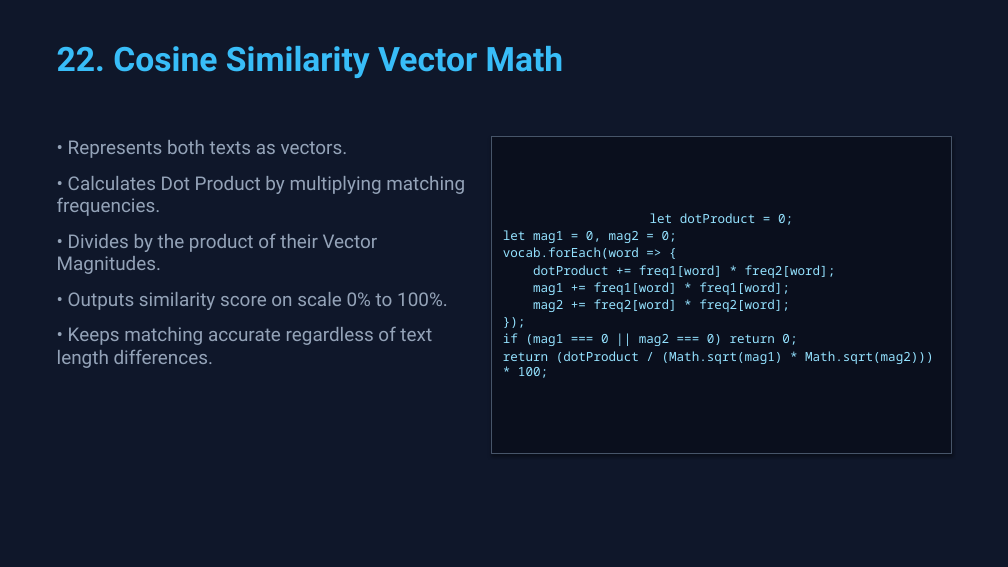
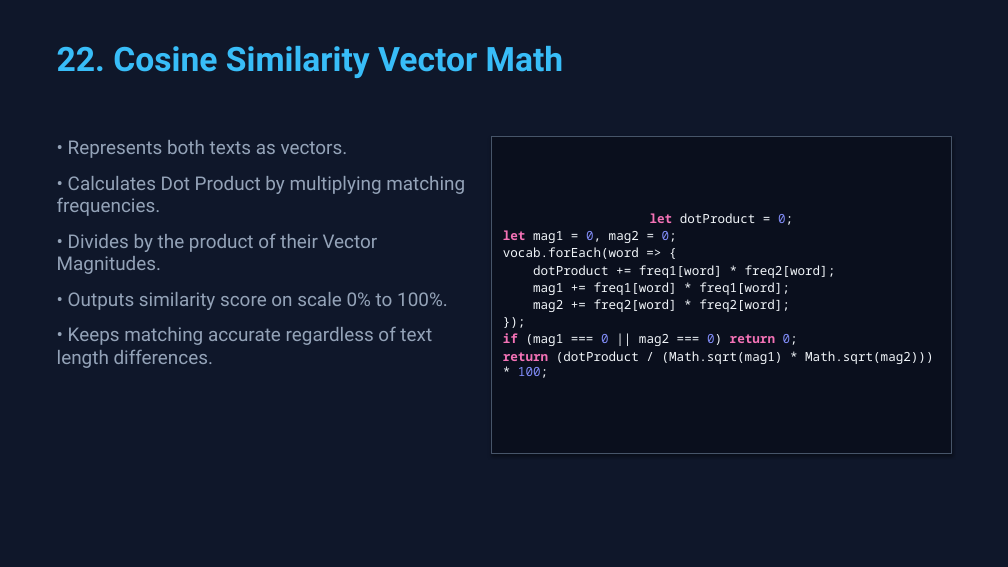
Before and after one commit to Jaydeep131/DocumentSimilarityDetector, a slide deck: slide 23 of AI_Document_OCR_Scanner_Similarity_Detector_PBL.pptx. Drawn at 1008x567 pixels with LibreOffice and Linux fonts; fonts in the diff are those of the drawing. Boxes give left, top, right and bottom in pixels: in the first picture for what was removed or moved away, otherwise in the second. Text is boxed around its words. In the diff, an @@ line names an element or a change of style, - is before the commit and + after.

```diff
--- a/AI_Document_OCR_Scanner_Similarity_Detector_PBL.pptx
+++ b/AI_Document_OCR_Scanner_Similarity_Detector_PBL.pptx
@@ rectangle "let dotProduct = 0;" at (492,136,951,454): text colour #94E2FF to #F472B6, bold on in "let", "let", "if return", "return"; text colour #94E2FF to #F1F5F9 in "dotProduct = 0;", "mag1 = 0, mag2 = 0;", "vocab.forEach(word => {", "dotProduct += freq1[word] * freq2[word];" and 5 more places; text colour #94E2FF to #818CF8 in "0;", "0, 0;", "0 0) 0;", "100;" @@
```
Also in this commit, not shown: 4 other slides changed, 2 other files.
